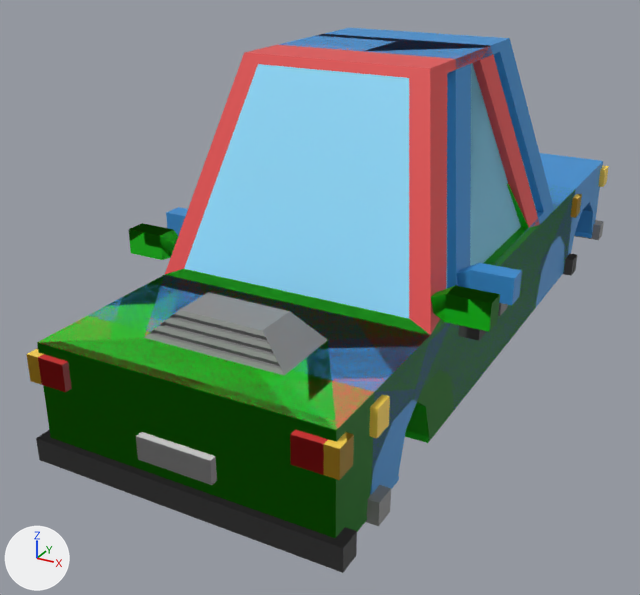
A saved change to the FBX model Assets/Models/Vehicles/carBlue.fbx.
Before and after are seen from a camera (50 mm lens) standing at (2.32, -4.82, 3.02) and looking at (-0.31, -0.03, 0.63). The axes (+X, +Y, +Z) are drawn at lower left. The lights are the same throughout. Where no turn or scale is listed for an object, it has been applied to the vertices.

The first picture shows 'RedCar', 'carBlue', 'carGreen'.
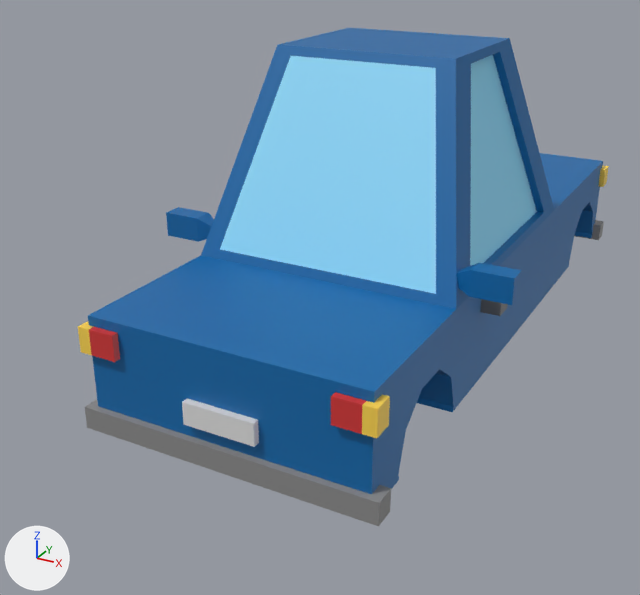
Commit message: Improved Car Models

Pixel boxes (x1, y1, x2, y2) of what changed, in the pictures (640 x 595 px):
'carGreen', deleted
    before: (27, 184, 582, 573)
'RedCar', deleted
    before: (40, 34, 540, 430)
part 1 of me_cube_005, surface changed
    before: (89, 28, 603, 494)
    after: (88, 28, 603, 494)

Edits to the bpy script that builds the scene:
```text
Change me_cube_005:
    where me_cube_005.from_pydata(...)  # 260 vertices, 195 faces; spans x -1.15..1.14, y -1.68..3.0, z 0.33..2.26
    used by ob_carblue; location = (0.0, 0.0, 0.0)
    me_cube_005 part 1: texture (UV) coordinates of 103 of 195 faces, centred in x -1.15..1.14, y -1.63..2.93, z 0.35..2.26, changed; they spanned u 0.44..0.44, v 0.34..0.34 and now span u 0.64..0.64, v 0.33..0.33
Remove ob_redcar:
    ob_redcar = bpy.data.objects.new('RedCar', me_cube_001)
    ob_redcar.location = (0.0, 0.0, 0.0)
Remove ob_cargreen:
    ob_cargreen = bpy.data.objects.new('carGreen', me_cube_004)
    ob_cargreen.location = (0.0, 0.0, 0.0)
```
